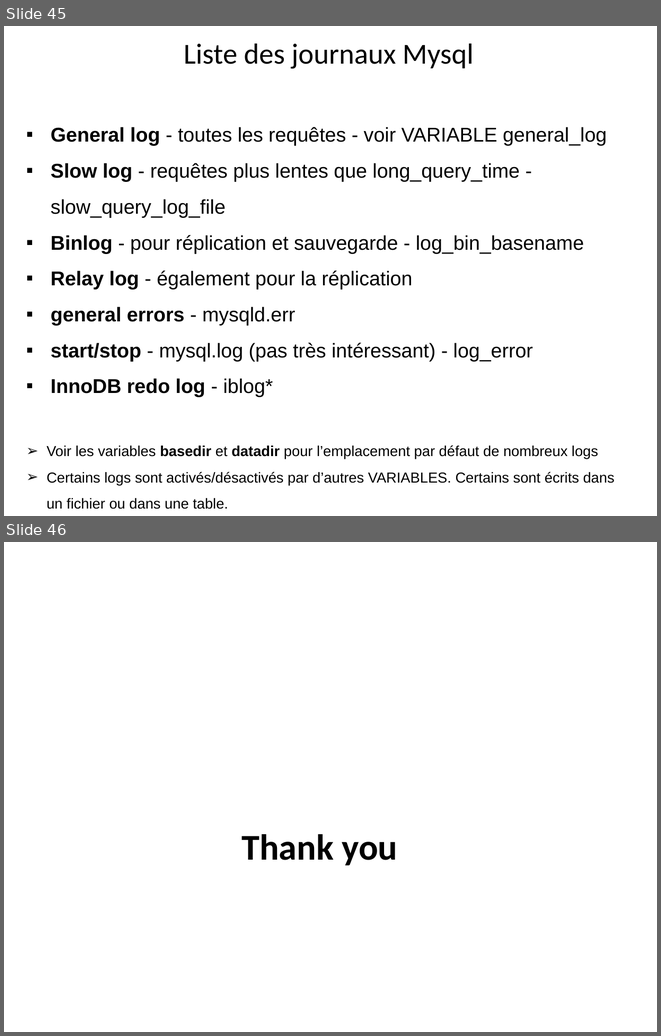
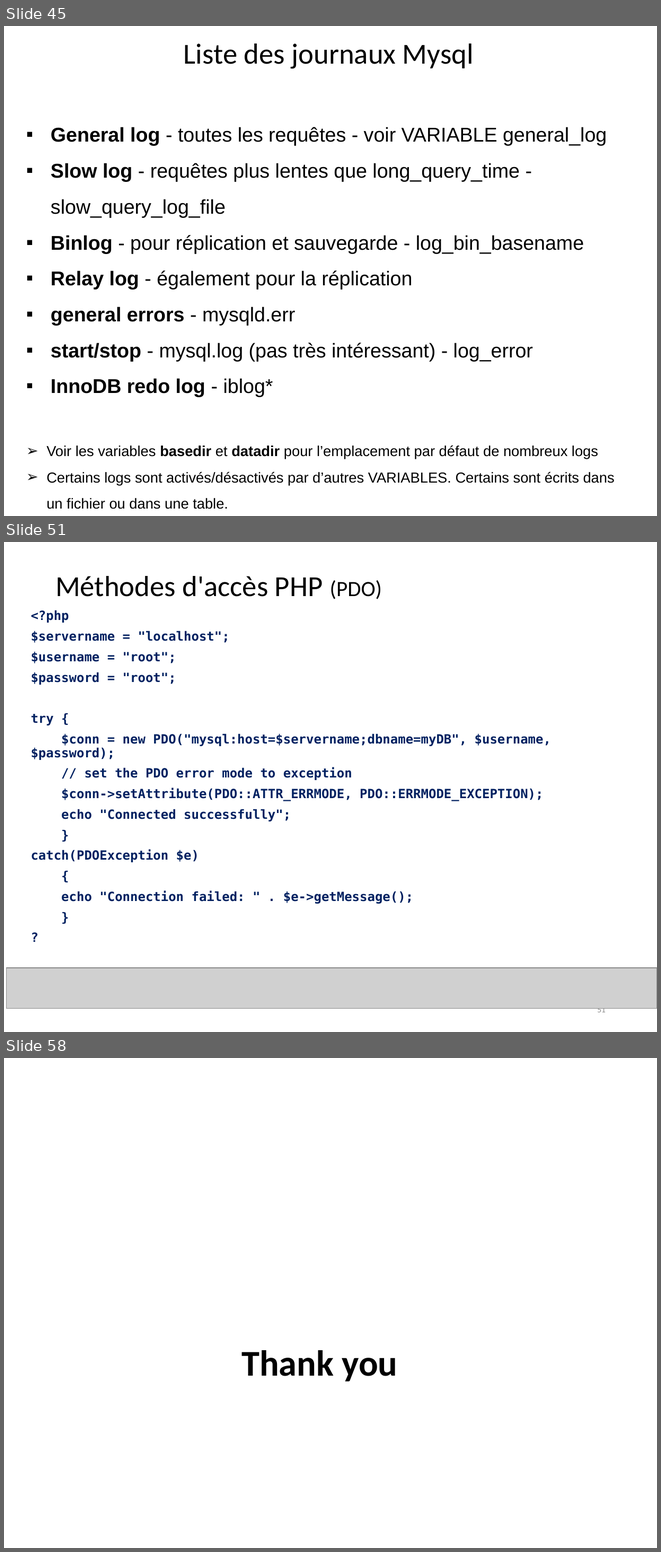
Before and after one commit to hosniah/mysql-labs, a slide deck: Administration MYSQL.pptx. Shown one above the other, each under a label of ours: slides 45 and 46 before the commit, slides 45, 51 and 58 after it; the slides between them are not shown. The pictures are 661x1036 and 661x1552 pixels, drawn with LibreOffice and Linux fonts; fonts in the diff are those of the drawing; grey boxes stand for pictures; background and template pictures are left out. Boxes give left, top, right and bottom in pixels: in the first picture for what was removed or moved away, otherwise in the second. Text is boxed around its words. In the diff, an @@ line names an element or a change of style, - is before the commit and + after.

```diff
--- a/Administration MYSQL.pptx
+++ b/Administration MYSQL.pptx
@@ slide 51 added at <box>4,542,657,1032</box>, background #FFFFFF @@
@@ title added at <box>55,576,382,599</box>, 32 pt, text #000000 @@
+Méthodes d'accès PHP (PDO)
@@ text added at <box>31,610,551,903</box>, 14 pt, text #002060, bold @@
+<?php
+$servername = "localhost";
+$username = "root";
+$password = "root";
+try {
+$conn = new PDO("mysql:host=$servername;dbname=myDB", $username, $password);
+// set the PDO error mode to exception
+$conn->setAttribute(PDO::ATTR_ERRMODE, PDO::ERRMODE_EXCEPTION);
+echo "Connected successfully";
+}
+catch(PDOException $e)
+{
+echo "Connection failed: " . $e->getMessage();
+}
+?
@@ picture added at <box>6,968,657,1008</box> @@
@@ page number added at <box>597,1008,606,1012</box>, 9 pt, text #898989 @@
+51
@@ what was slide 46 is now slide 58 @@
```
Also in this commit, not shown: 11 other slides added.
